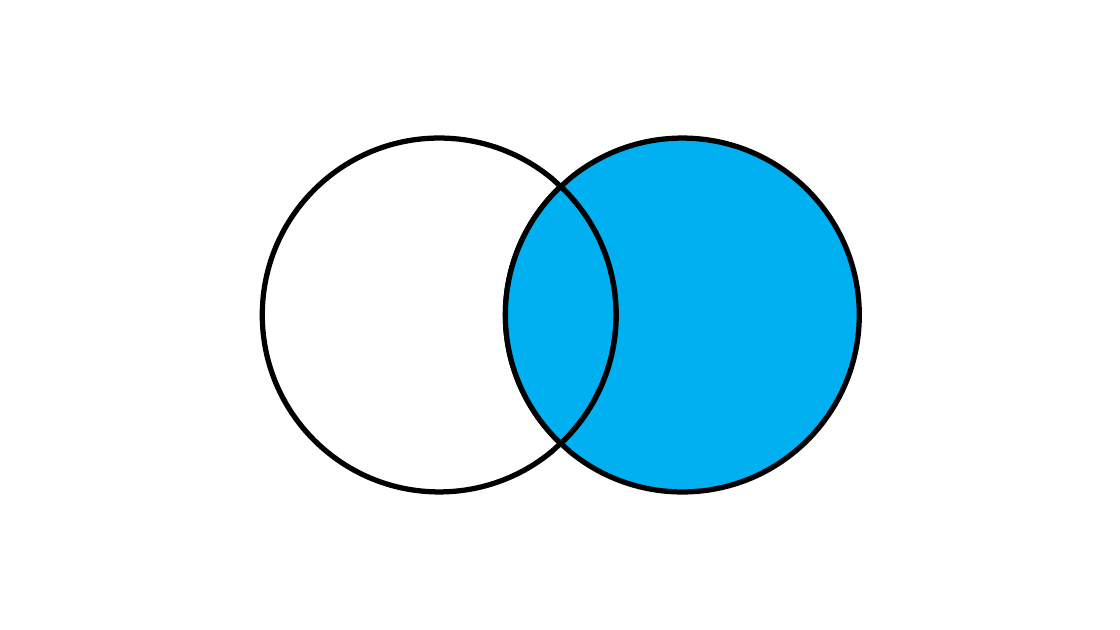
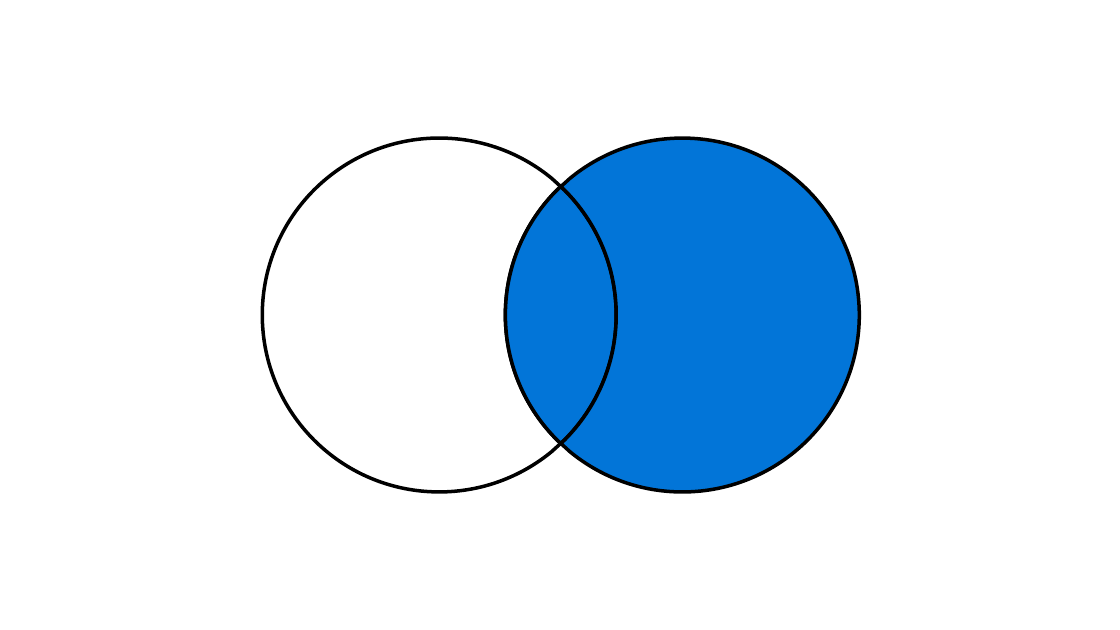
Before and after one commit to unforgiven1990/Py_Blog, a slide deck: slide 7 of sicksheet.com/asset/others/sicksheet venn diagram.pptx. Drawn at 1120x630 pixels with LibreOffice and Linux fonts; fonts in the diff are those of the drawing. Boxes give left, top, right and bottom in pixels: in the first picture for what was removed or moved away, otherwise in the second. Text is boxed around its words. In the diff, an @@ line names an element or a change of style, - is before the commit and + after.

```diff
--- a/sicksheet.com/asset/others/sicksheet venn diagram.pptx
+++ b/sicksheet.com/asset/others/sicksheet venn diagram.pptx
@@ freeform shape at [262, 138, 560, 492]: outline #000000 4.5 pt to #000000 3 pt @@
@@ freeform shape at [561, 138, 860, 492]: fill #00B0F0 to #0275D8; outline #000000 4.5 pt to #000000 3 pt @@
@@ freeform shape at [506, 187, 617, 444]: fill #00B0F0 to #0275D8; outline #000000 4.5 pt to #000000 3 pt @@
```
Also in this commit, not shown: 3 other slides changed, 13 other files.
